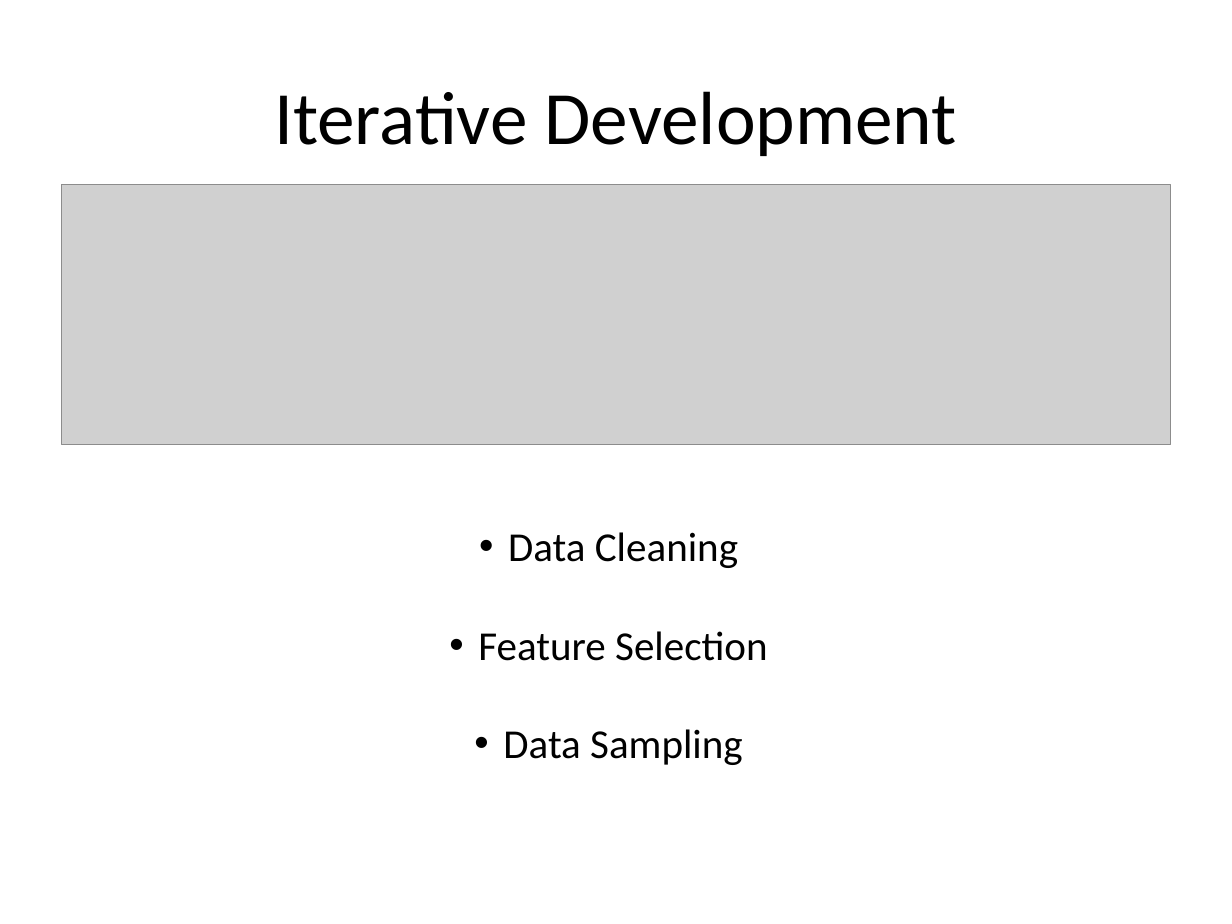
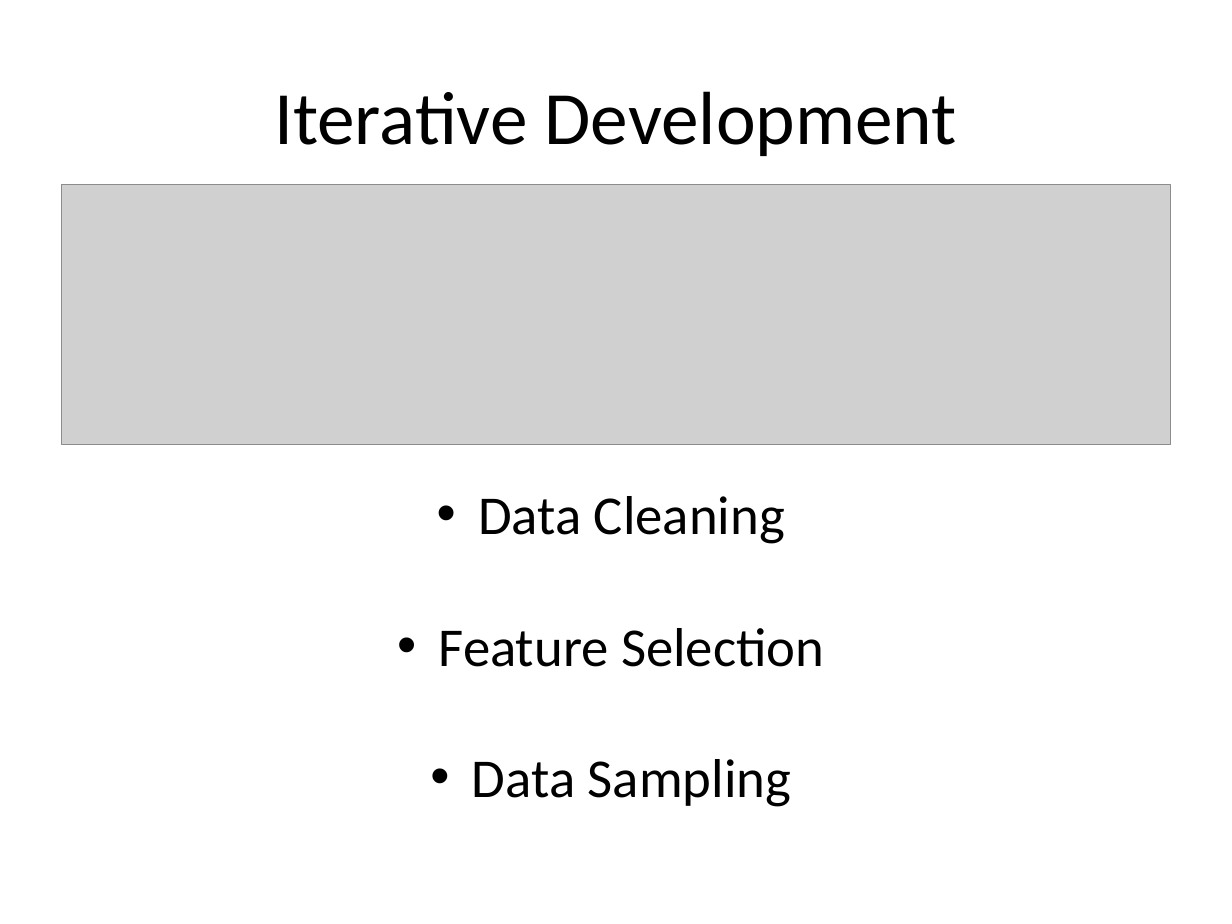
Before and after one commit to 3dspace/language-processing-lifecycle-fall2019, a slide deck: slide 6 of pgray-SentimentAnalysis-csml1010.pptx. Drawn at 1232x924 pixels with LibreOffice and Linux fonts; fonts in the diff are those of the drawing; grey boxes stand for pictures. Boxes give left, top, right and bottom in pixels: in the first picture for what was removed or moved away, otherwise in the second. Text is boxed around its words. In the diff, an @@ line names an element or a change of style, - is before the commit and + after.

```diff
--- a/pgray-SentimentAnalysis-csml1010.pptx
+++ b/pgray-SentimentAnalysis-csml1010.pptx
@@ text "Data Cleaning": place and size @@
-text "Data Cleaning" at [478,532,768,765]
+text "Data Cleaning" at [439,496,824,807]
@@ text "Data Cleaning" at [439,496,824,807]: size 24 to 32 pt @@
```
Also in this commit, not shown: 12 other slides changed, 1 slide added.
